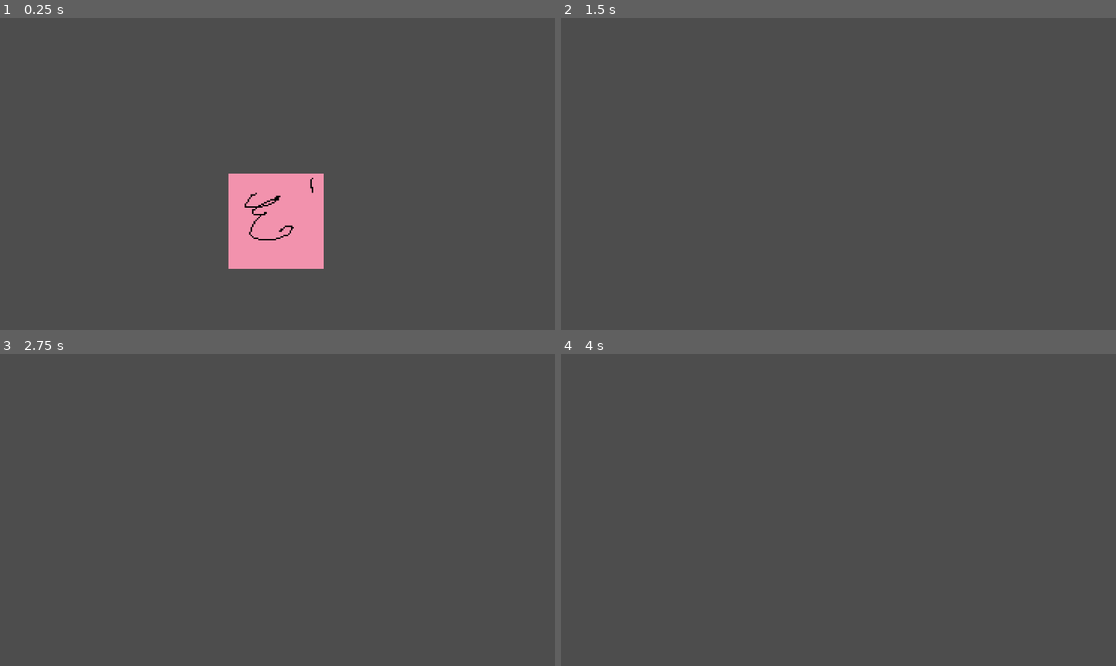
Above: before the commit, frames 1-4 (two rows, left to right).
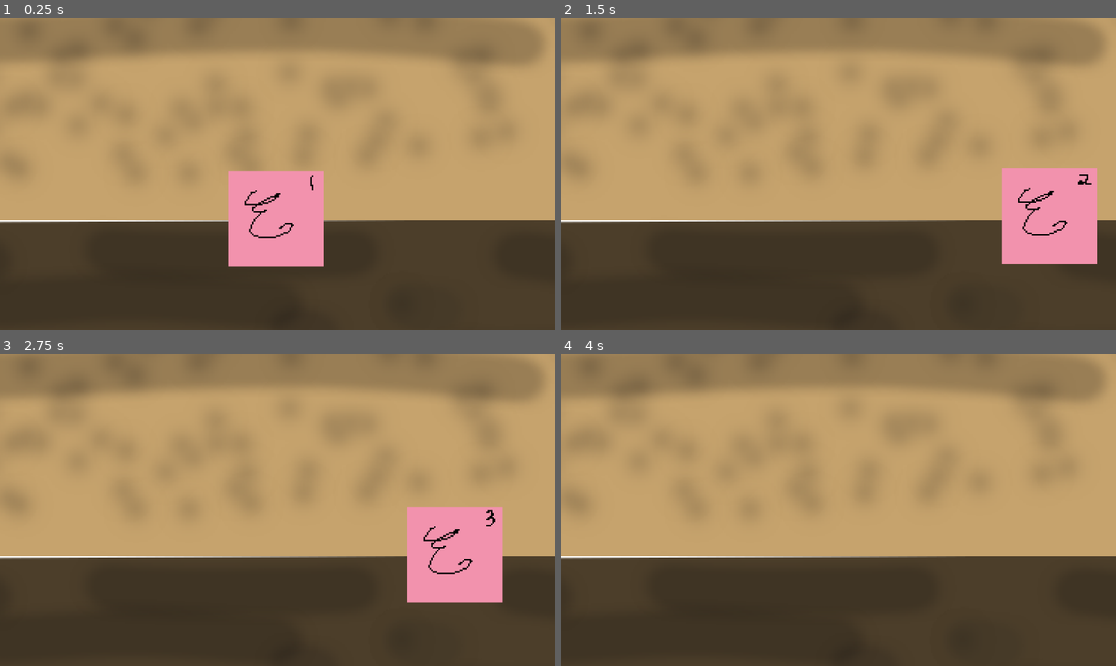
Above: after the commit, the same moments.

Repository: SFloreaWSC/Eva
Game: Godot game, scene res://scenes/game.tscn
The game is run twice, just before and just after one commit, with the same random seed, the same clock (stepped at 60 frames per second) and the same inputs.
Inputs:
- Up to frame 1 (0.25 s): no input
- Up to frame 2 (1.5 s): tap Enter (ui_accept) at 0.5, 0.6, 0.77, 1.07, 1.35 s; hold Right (ui_right) from 0.53 s (still down)
- Up to frame 3 (2.75 s): tap Enter (ui_accept) at 1.52, 1.82, 2.1 s; release Right (ui_right) at 2.03 s; hold Left (ui_left) from 2.03 s (still down)
- Up to frame 4 (4 s): release Left (ui_left) at 2.78 s; hold Right (ui_right) from 2.78 s (still down); tap Enter (ui_accept) at 2.85, 3.02, 3.32, 3.6, 3.77 s

The runs differ from the first frame. In frame 1, 95% of the frame differs, in the area x 0-100%, y 0-100%; in frame 2, 100%; in frame 3, 100%; in frame 4, 100%.

Commit message:
Fixed characyter
Character script was messed up for some reason, fixed it

Diff:
--- a/scenes/game.tscn
+++ b/scenes/game.tscn
@@ -1,44 +1,13 @@
 [gd_scene load_steps=4 format=3 uid="uid://ctdyjoctmoqqf"]
 
-[ext_resource type="PackedScene" uid="uid://br84qria8uk6n" path="res://scenes/player.tscn" id="1_kmxkk"]
-
-[sub_resource type="GDScript" id="GDScript_ebtgn"]
-script/source = "extends CharacterBody2D
-
-
-const SPEED = 300.0
-const JUMP_VELOCITY = -400.0
-
-# Get the gravity from the project settings to be synced with RigidBody nodes.
-var gravity = ProjectSettings.get_setting(\"physics/2d/default_gravity\")
-
-
-func _physics_process(delta):
-	# Add the gravity.
-	if not is_on_floor():
-		velocity.y += gravity * delta
-
-	# Handle jump.
-	if Input.is_action_just_pressed(\"ui_accept\") and is_on_floor():
-		velocity.y = JUMP_VELOCITY
-
-	# Get the input direction and handle the movement/deceleration.
-	# As good practice, you should replace UI actions with custom gameplay actions.
-	var direction = Input.get_axis(\"ui_left\", \"ui_right\")
-	if direction:
-		velocity.x = direction * SPEED
-	else:
-		velocity.x = move_toward(velocity.x, 0, SPEED)
-
-	move_and_slide()
-"
+[ext_resource type="PackedScene" uid="uid://bwxvlnk1wrhlk" path="res://scenes/player.tscn" id="1_kmxkk"]
+[ext_resource type="PackedScene" uid="uid://bn4wg3mhr1e4w" path="res://scenes/node_2d.tscn" id="2_8uhim"]
 
 [sub_resource type="WorldBoundaryShape2D" id="WorldBoundaryShape2D_f043a"]
 
 [node name="game" type="Node2D"]
 
 [node name="player" parent="." instance=ExtResource("1_kmxkk")]
-script = SubResource("GDScript_ebtgn")
 
 [node name="Camera2D" type="Camera2D" parent="."]
 position = Vector2(1, -31)
@@ -47,5 +16,9 @@
 [node name="StaticBody2D" type="StaticBody2D" parent="."]
 
 [node name="CollisionShape2D" type="CollisionShape2D" parent="StaticBody2D"]
-position = Vector2(0, 42)
+position = Vector2(0, 31)
 shape = SubResource("WorldBoundaryShape2D_f043a")
+
+[node name="Node2D" parent="." instance=ExtResource("2_8uhim")]
+z_index = -1
+position = Vector2(-233, -139)
--- /dev/null
+++ b/scenes/node_2d.tscn
@@ -0,0 +1,10 @@
+[gd_scene load_steps=2 format=3 uid="uid://bn4wg3mhr1e4w"]
+
+[ext_resource type="Texture2D" uid="uid://b1oagw5sqsxnt" path="res://assets/ETC.png" id="1_flesw"]
+
+[node name="Node2D" type="Node2D"]
+
+[node name="Sprite2D" type="Sprite2D" parent="."]
+position = Vector2(222, 125)
+texture = ExtResource("1_flesw")
+metadata/_edit_group_ = true
--- a/scenes/player.tscn
+++ b/scenes/player.tscn
@@ -1,124 +1,58 @@
-[gd_scene load_steps=17 format=3 uid="uid://br84qria8uk6n"]
+[gd_scene load_steps=9 format=3 uid="uid://bwxvlnk1wrhlk"]
 
 [ext_resource type="Script" path="res://scripts/player.gd" id="1_tofbx"]
 [ext_resource type="Texture2D" uid="uid://g64oa615rqyf" path="res://assets/Game sprites/New Piskel.png" id="1_xrydq"]
 
-[sub_resource type="AtlasTexture" id="AtlasTexture_sjx7m"]
+[sub_resource type="AtlasTexture" id="AtlasTexture_tmv0f"]
 atlas = ExtResource("1_xrydq")
 region = Rect2(0, 64, 64, 64)
 
-[sub_resource type="AtlasTexture" id="AtlasTexture_fobe7"]
+[sub_resource type="AtlasTexture" id="AtlasTexture_nifoi"]
 atlas = ExtResource("1_xrydq")
 region = Rect2(64, 64, 64, 64)
 
-[sub_resource type="AtlasTexture" id="AtlasTexture_7cbcn"]
+[sub_resource type="AtlasTexture" id="AtlasTexture_02xyq"]
 atlas = ExtResource("1_xrydq")
 region = Rect2(128, 64, 64, 64)
 
-[sub_resource type="AtlasTexture" id="AtlasTexture_u1oq2"]
+[sub_resource type="AtlasTexture" id="AtlasTexture_aphq7"]
 atlas = ExtResource("1_xrydq")
 region = Rect2(192, 64, 64, 64)
 
-[sub_resource type="AtlasTexture" id="AtlasTexture_k8tki"]
-atlas = ExtResource("1_xrydq")
-region = Rect2(192, 128, 64, 64)
-
-[sub_resource type="AtlasTexture" id="AtlasTexture_tysh4"]
-atlas = ExtResource("1_xrydq")
-region = Rect2(128, 128, 64, 64)
-
-[sub_resource type="AtlasTexture" id="AtlasTexture_cv345"]
-atlas = ExtResource("1_xrydq")
-region = Rect2(64, 128, 64, 64)
-
-[sub_resource type="AtlasTexture" id="AtlasTexture_cki72"]
-atlas = ExtResource("1_xrydq")
-region = Rect2(0, 128, 64, 64)
-
-[sub_resource type="AtlasTexture" id="AtlasTexture_8jiut"]
-atlas = ExtResource("1_xrydq")
-region = Rect2(0, 0, 64, 64)
-
-[sub_resource type="AtlasTexture" id="AtlasTexture_ogspy"]
-atlas = ExtResource("1_xrydq")
-region = Rect2(64, 0, 64, 64)
-
-[sub_resource type="AtlasTexture" id="AtlasTexture_m4gle"]
-atlas = ExtResource("1_xrydq")
-region = Rect2(128, 0, 64, 64)
-
-[sub_resource type="AtlasTexture" id="AtlasTexture_f1x6s"]
-atlas = ExtResource("1_xrydq")
-region = Rect2(192, 0, 64, 64)
-
-[sub_resource type="SpriteFrames" id="SpriteFrames_fmo8p"]
+[sub_resource type="SpriteFrames" id="SpriteFrames_1pk8i"]
 animations = [{
 "frames": [{
 "duration": 1.0,
-"texture": SubResource("AtlasTexture_sjx7m")
+"texture": SubResource("AtlasTexture_tmv0f")
 }, {
 "duration": 1.0,
-"texture": SubResource("AtlasTexture_fobe7")
+"texture": SubResource("AtlasTexture_nifoi")
 }, {
 "duration": 1.0,
-"texture": SubResource("AtlasTexture_7cbcn")
+"texture": SubResource("AtlasTexture_02xyq")
 }, {
 "duration": 1.0,
-"texture": SubResource("AtlasTexture_u1oq2")
+"texture": SubResource("AtlasTexture_aphq7")
 }],
 "loop": true,
 "name": &"idle",
-"speed": 2.0
-}, {
-"frames": [{
-"duration": 1.0,
-"texture": SubResource("AtlasTexture_k8tki")
-}, {
-"duration": 1.0,
-"texture": SubResource("AtlasTexture_tysh4")
-}, {
-"duration": 1.0,
-"texture": SubResource("AtlasTexture_cv345")
-}, {
-"duration": 1.0,
-"texture": SubResource("AtlasTexture_cki72")
-}],
-"loop": true,
-"name": &"walk left",
-"speed": 5.0
-}, {
-"frames": [{
-"duration": 1.0,
-"texture": SubResource("AtlasTexture_8jiut")
-}, {
-"duration": 1.0,
-"texture": SubResource("AtlasTexture_ogspy")
-}, {
-"duration": 1.0,
-"texture": SubResource("AtlasTexture_m4gle")
-}, {
-"duration": 1.0,
-"texture": SubResource("AtlasTexture_f1x6s")
-}],
-"loop": true,
-"name": &"walk right",
-"speed": 5.0
+"speed": 1.0
 }]
 
-[sub_resource type="CapsuleShape2D" id="CapsuleShape2D_hnosj"]
-radius = 15.0
-height = 60.0
+[sub_resource type="CapsuleShape2D" id="CapsuleShape2D_l52og"]
+radius = 32.0
+height = 64.0
 
 [node name="player" type="CharacterBody2D"]
 script = ExtResource("1_tofbx")
 
 [node name="AnimatedSprite2D" type="AnimatedSprite2D" parent="."]
 position = Vector2(0, -32)
-sprite_frames = SubResource("SpriteFrames_fmo8p")
+sprite_frames = SubResource("SpriteFrames_1pk8i")
 animation = &"idle"
 autoplay = "idle"
-frame_progress = 0.159004
+frame_progress = 0.010442
 
 [node name="CollisionShape2D" type="CollisionShape2D" parent="."]
 position = Vector2(0, -32)
-shape = SubResource("CapsuleShape2D_hnosj")
+shape = SubResource("CapsuleShape2D_l52og")
--- a/scripts/player.gd
+++ b/scripts/player.gd
@@ -2,7 +2,7 @@
 
 
 const SPEED = 150.0
-const JUMP_VELOCITY = -50.0
+const JUMP_VELOCITY = -200.0
 
 # Get the gravity from the project settings to be synced with RigidBody nodes.
 var gravity = ProjectSettings.get_setting("physics/2d/default_gravity")
Binary file added: assets/ETC.png
Not shown, added: assets/ETC.png.import
Binary file added: scripts/ETC.png
Not shown, added: scripts/ETC.png.import
